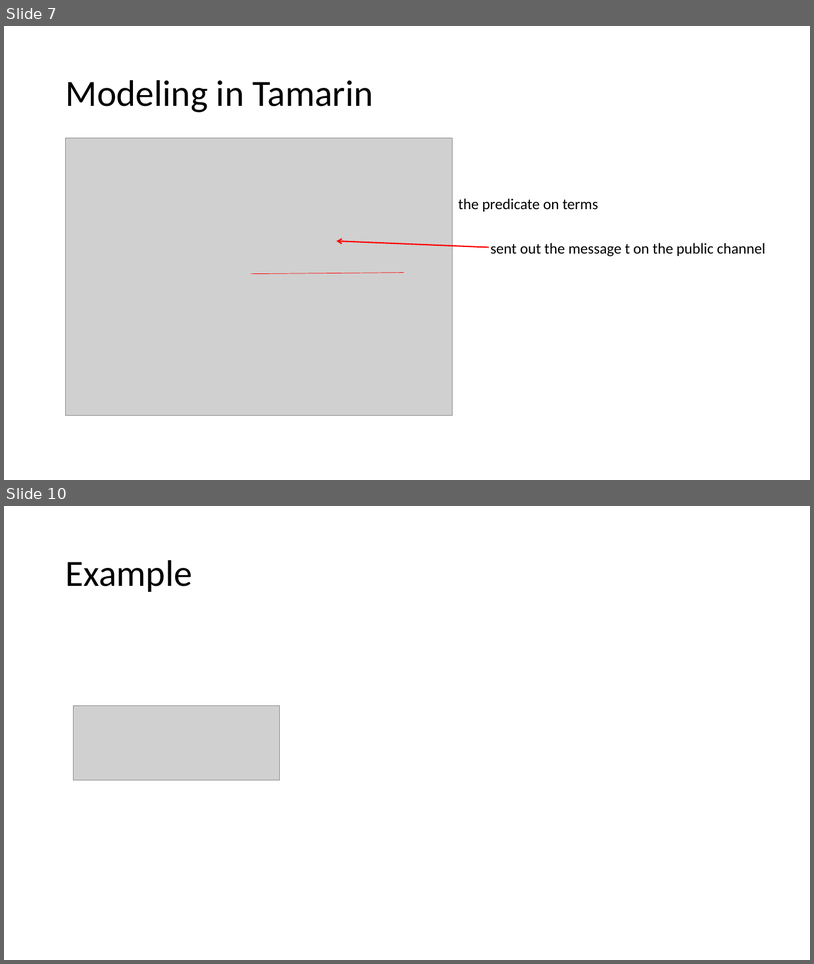
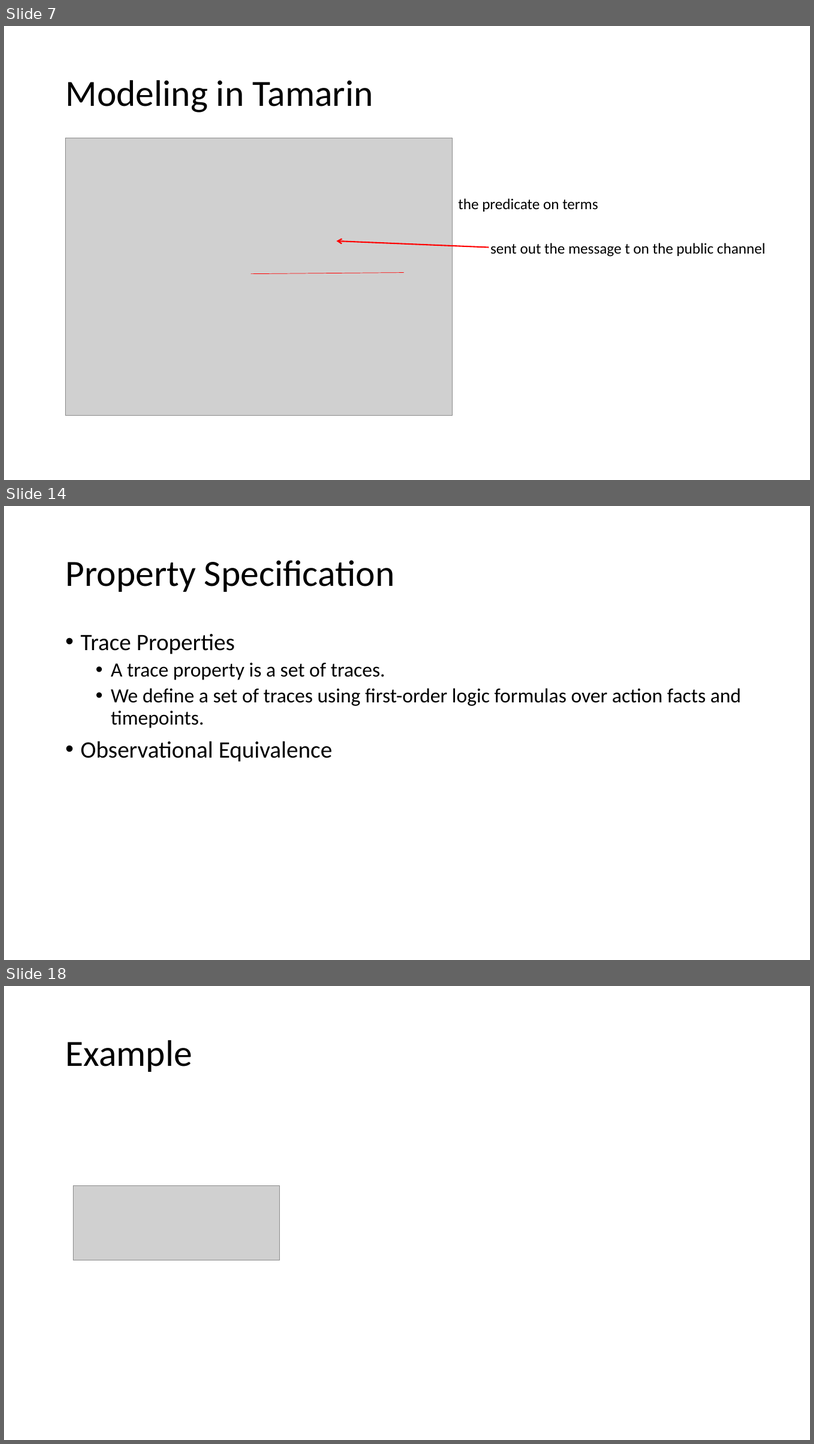
Before and after one commit to bacmive/paper_notes, a slide deck: notes1-verification tools.pptx. Shown one above the other, each under a label of ours: slides 7 and 10 before the commit, slides 7, 14 and 18 after it; the slides between them are not shown. The pictures are 814x964 and 814x1444 pixels, drawn with LibreOffice and Linux fonts; fonts in the diff are those of the drawing; grey boxes stand for pictures. Boxes give left, top, right and bottom in pixels: in the first picture for what was removed or moved away, otherwise in the second. Text is boxed around its words. In the diff, an @@ line names an element or a change of style, - is before the commit and + after.

Commit message:
2nd tamarin-over

```diff
--- a/notes1-verification tools.pptx
+++ b/notes1-verification tools.pptx
@@ slide 14 added at (4, 506, 810, 960), background #FFFFFF @@
@@ title added at (65, 560, 395, 592), 44 pt, text #000000 @@
+Property Specification
@@ text added at (81, 634, 741, 762), 24 pt, text #000000 @@
+• Trace Properties
+  • A trace property is a set of traces.
+  • We define a set of traces using first-order logic formulas over action facts and timepoints.
+• Observational Equivalence
@@ what was slide 10 is now slide 18 @@
```
Also in this commit, not shown: 9 slides changed, 8 other slides added, 1 other file.
